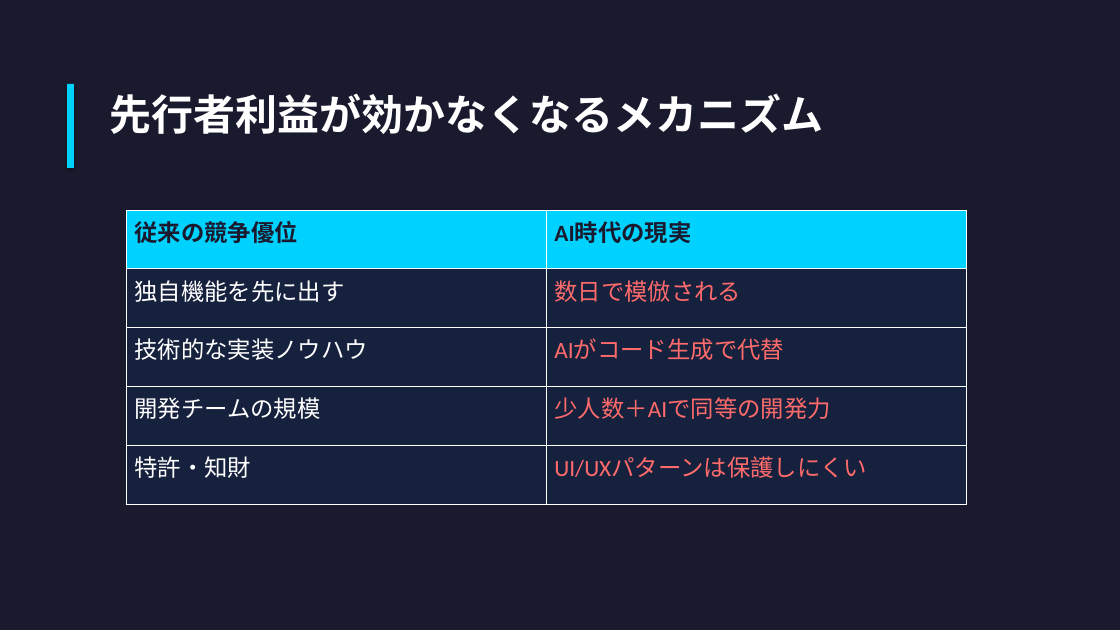
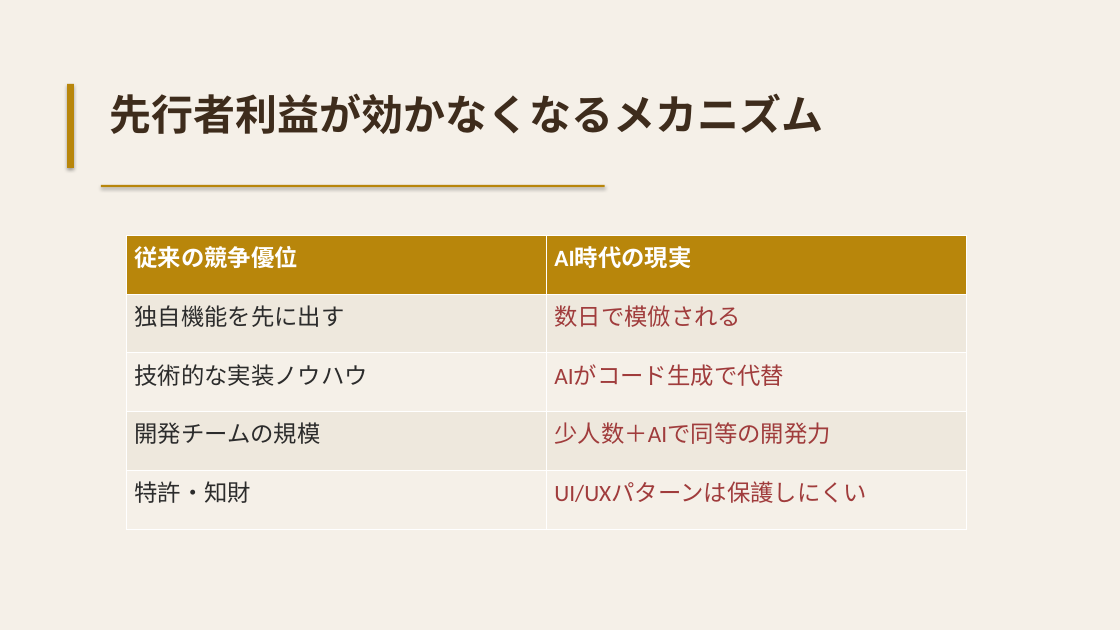
Before and after one commit to HarmonicInsight/harmonic-marketing, a slide deck: slide 5 of content/seminars/ai-era-sales-power-over-features.pptx. Drawn at 1120x630 pixels with LibreOffice and Linux fonts; fonts in the diff are those of the drawing. Boxes give left, top, right and bottom in pixels: in the first picture for what was removed or moved away, otherwise in the second. Text is boxed around its words. In the diff, an @@ line names an element or a change of style, - is before the commit and + after.

```diff
--- a/content/seminars/ai-era-sales-power-over-features.pptx
+++ b/content/seminars/ai-era-sales-power-over-features.pptx
@@ background #1A1A2E to #F5F0E8 @@
@@ rectangle at [67, 84, 74, 168]: fill #00D2FF to #B8860B @@
@@ text "先行者利益が効かなくなるメカニズム" at [109, 93, 823, 134]: text colour #FFFFFF to #3E2C1C @@
@@ rectangle added at [101, 185, 605, 187], fill #B8860B @@
@@ table at [126, 235, 966, 529] @@
@@ fill #00D2FF to #B8860B in row 1 @@
@@ fill #16213E to #EEE8DD in 4 cells @@
@@ fill #16213E to #F5F0E8 in 4 cells @@
@@ text colour #1A1A2E to #FFFFFF in "従来の競争優位", "AI時代の現実" @@
@@ text colour #FFFFFF to #2C2C2C in "独自機能を先に出す", "技術的な実装ノウハウ", "開発チームの規模", "特許・知財" @@
@@ text colour #FF6B6B to #A03C3C in "数日で模倣される", "AIがコード生成で代替", "少人数＋AIで同等の開発力", "UI/UXパターンは保護しにくい" @@
@@ table: place and size @@
-table at [126, 210, 966, 504]
+table at [126, 235, 966, 529]
```
Also in this commit, not shown: 7 other slides changed.
